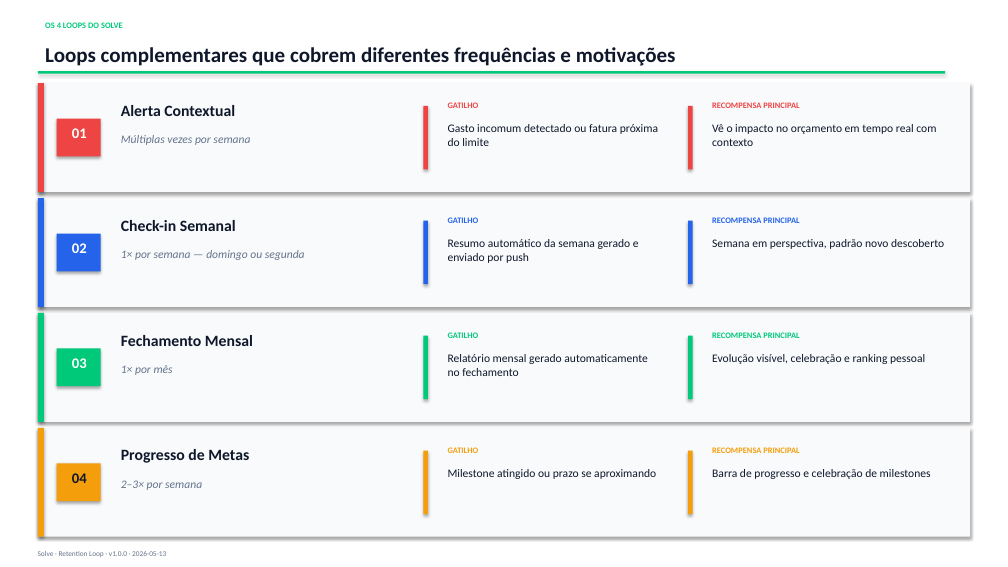
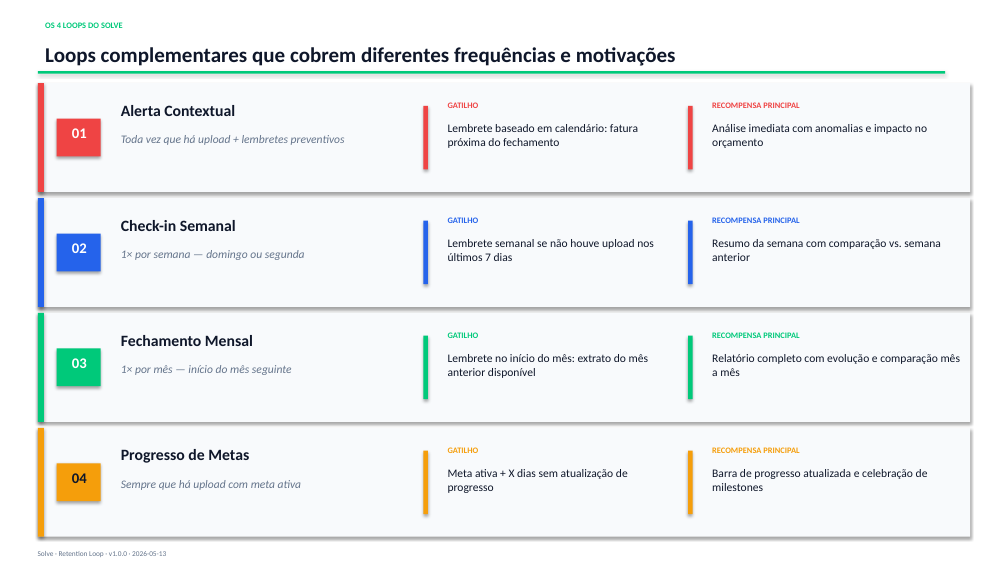
Before and after one commit to gfernandes97/solveapp, a slide deck: slide 5 of docs/presentations/retention-v1.0.0.pptx (slide 4 before the commit). Drawn at 1008x567 pixels with LibreOffice and Linux fonts; fonts in the diff are those of the drawing. Boxes give left, top, right and bottom in pixels: in the first picture for what was removed or moved away, otherwise in the second. Text is boxed around its words. In the diff, an @@ line names an element or a change of style, - is before the commit and + after.

```diff
--- a/docs/presentations/retention-v1.0.0.pptx
+++ b/docs/presentations/retention-v1.0.0.pptx
@@ text at (121, 135, 345, 145): text changed @@
-Múltiplas vezes por semana
+Toda vez que há upload + lembretes preventivos
@@ text at (448, 124, 638, 148): text changed @@
-Gasto incomum detectado ou fatura próxima do limite
+Lembrete baseado em calendário: fatura próxima do fechamento
@@ text at (712, 124, 927, 148): text changed @@
-Vê o impacto no orçamento em tempo real com contexto
+Análise imediata com anomalias e impacto no orçamento
@@ text at (448, 239, 654, 261): text changed @@
-Resumo automático da semana gerado e enviado por push
+Lembrete semanal se não houve upload nos últimos 7 dias
@@ text at (712, 239, 941, 261): text changed @@
-Semana em perspectiva, padrão novo descoberto
+Resumo da semana com comparação vs. semana anterior
@@ text at (448, 354, 649, 378): text changed @@
-Relatório mensal gerado automaticamente no fechamento
+Lembrete no início do mês: extrato do mês anterior disponível
@@ text at (712, 354, 961, 376): text changed @@
-Evolução visível, celebração e ranking pessoal
+Relatório completo com evolução e comparação mês a mês
@@ text at (121, 365, 292, 375): text changed @@
-1× por mês
+1× por mês — início do mês seguinte
@@ text at (448, 469, 628, 493): text changed @@
-Milestone atingido ou prazo se aproximando
+Meta ativa + X dias sem atualização de progresso
@@ text at (712, 469, 928, 491): text changed @@
-Barra de progresso e celebração de milestones
+Barra de progresso atualizada e celebração de milestones
@@ text at (121, 480, 301, 490): text changed @@
-2–3× por semana
+Sempre que há upload com meta ativa
```
Also in this commit, not shown: 5 other slides changed, 1 slide added, 31 other files.
